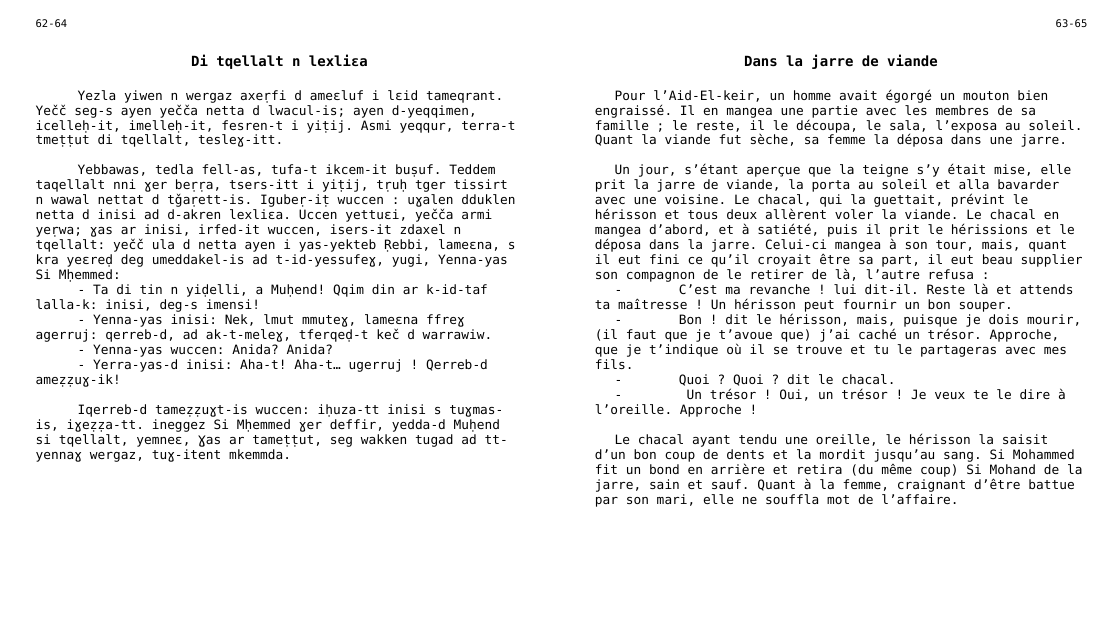
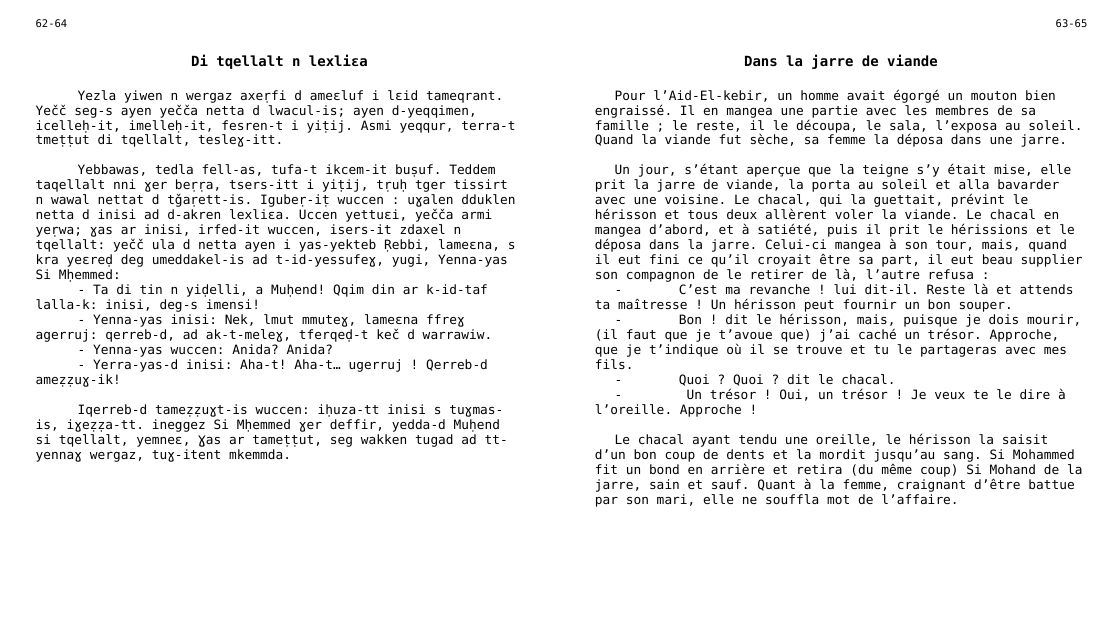
Before and after one commit to sferhah/tamacahut_n_wuccen, a slide deck: slide 24 of Uccen.ConsoleApp/uccen.pptx. Drawn at 1120x630 pixels with LibreOffice and Linux fonts; fonts in the diff are those of the drawing. Boxes give left, top, right and bottom in pixels: in the first picture for what was removed or moved away, otherwise in the second. Text is boxed around its words. In the diff, an @@ line names an element or a change of style, - is before the commit and + after.

```diff
--- a/Uccen.ConsoleApp/uccen.pptx
+++ b/Uccen.ConsoleApp/uccen.pptx
@@ table at bbox=[27, 13, 1096, 607] @@
-row 3, column 3: Pour l’Aid-El-keir, un homme avait égorgé un mouton bien engraissé. Il en mangea une partie avec les membres de sa famille ; le reste, il le découpa, le sala, l’exposa au soleil. Quant la viande fut sèche, sa femme la déposa dans une jarre. / Un jour, s’étant aperçue que la teigne s’y était mise, elle prit la jarre de viande, la porta au soleil et alla bavarder avec une voisine. Le chacal, qui la guettait, prévint le hérisson et tous deux allèrent voler la viande. Le chacal en mangea d’abord, et à satiété, puis il prit le hérissions et le déposa dans la jarre. Celui-ci mangea à son tour, mais, quant il eut fini ce qu’il croyait être sa part, il eut beau supplier son compagnon de le retirer de là, l’autre refusa : / - C’est ma revanche ! lui dit-il. Reste là et attends ta maîtresse ! Un hérisson peut fournir un bon souper. / - Bon ! dit le hérisson, mais, puisque je dois mourir, (il faut que je t’avoue que) j’ai caché un trésor. Approche, que je t’indique où il se trouve et tu le partageras avec mes fils. / - Quoi ? Quoi ? dit le chacal. / - Un trésor ! Oui, un trésor ! Je veux te le dire à l’oreille. Approche ! / Le chacal ayant tendu une oreille, le hérisson la saisit d’un bon coup de dents et la mordit jusqu’au sang. Si Mohammed fit un bond en arrière et retira (du même coup) Si Mohand de la jarre, sain et sauf. Quant à la femme, craignant d’être battue par son mari, elle ne souffla mot de l’affaire.
+row 3, column 3: Pour l’Aid-El-kebir, un homme avait égorgé un mouton bien engraissé. Il en mangea une partie avec les membres de sa famille ; le reste, il le découpa, le sala, l’exposa au soleil. Quand la viande fut sèche, sa femme la déposa dans une jarre. / Un jour, s’étant aperçue que la teigne s’y était mise, elle prit la jarre de viande, la porta au soleil et alla bavarder avec une voisine. Le chacal, qui la guettait, prévint le hérisson et tous deux allèrent voler la viande. Le chacal en mangea d’abord, et à satiété, puis il prit le hérissions et le déposa dans la jarre. Celui-ci mangea à son tour, mais, quand il eut fini ce qu’il croyait être sa part, il eut beau supplier son compagnon de le retirer de là, l’autre refusa : / - C’est ma revanche ! lui dit-il. Reste là et attends ta maîtresse ! Un hérisson peut fournir un bon souper. / - Bon ! dit le hérisson, mais, puisque je dois mourir, (il faut que je t’avoue que) j’ai caché un trésor. Approche, que je t’indique où il se trouve et tu le partageras avec mes fils. / - Quoi ? Quoi ? dit le chacal. / - Un trésor ! Oui, un trésor ! Je veux te le dire à l’oreille. Approche ! / Le chacal ayant tendu une oreille, le hérisson la saisit d’un bon coup de dents et la mordit jusqu’au sang. Si Mohammed fit un bond en arrière et retira (du même coup) Si Mohand de la jarre, sain et sauf. Quant à la femme, craignant d’être battue par son mari, elle ne souffla mot de l’affaire.
```
Also in this commit, not shown: 35 other slides changed, 1 other file.
